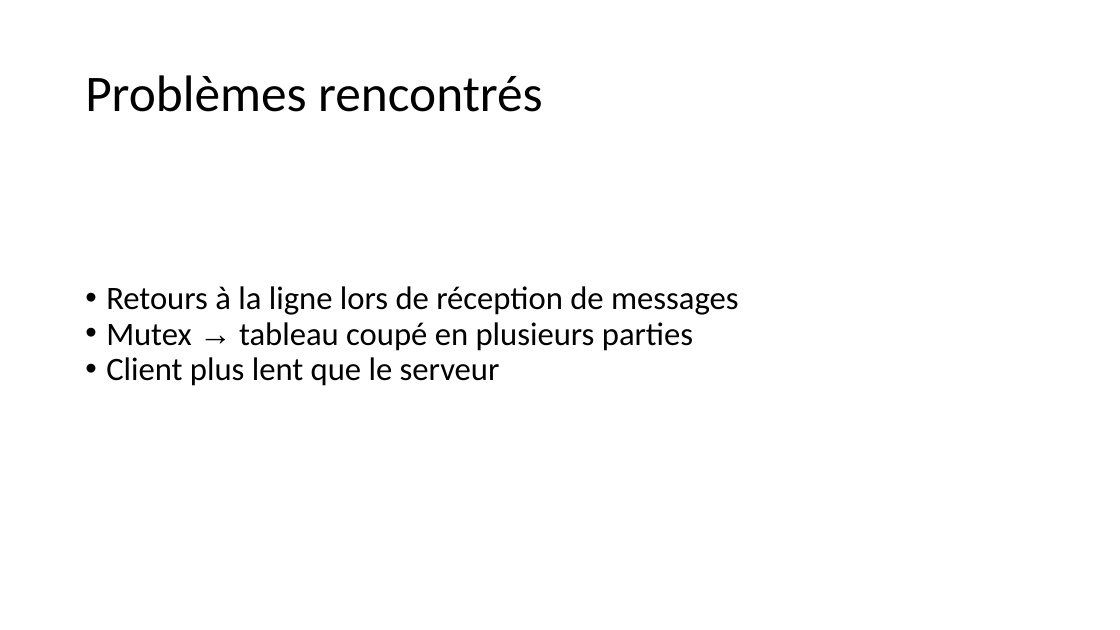
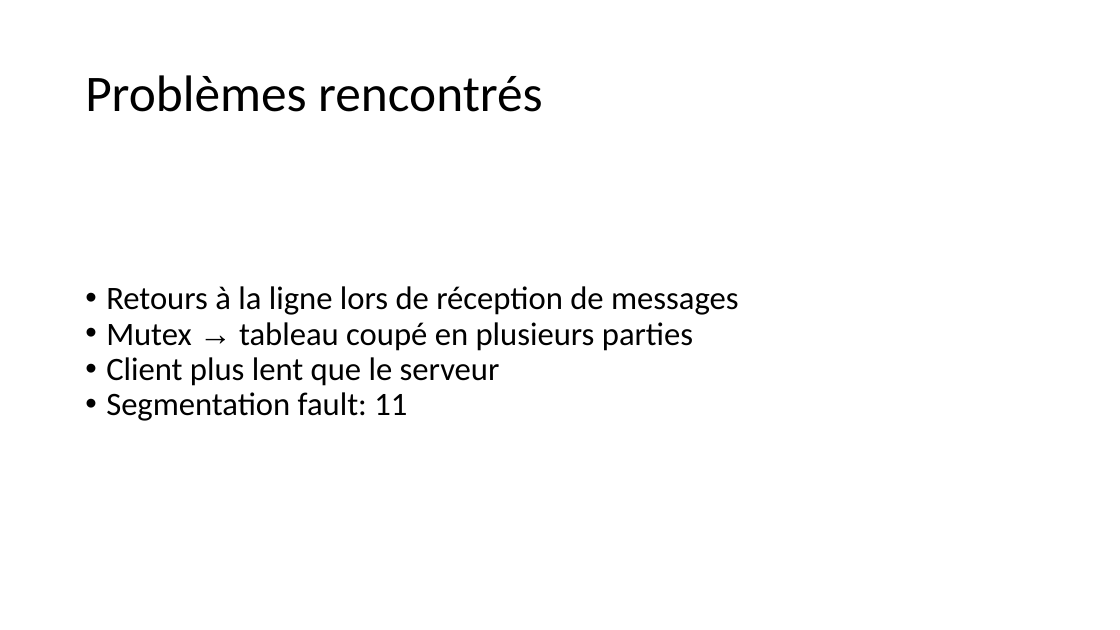
Before and after one commit to inefix/Key-Value-Store, a slide deck: slide 11 of presentation/KVS_presentation.pptx. Drawn at 1120x630 pixels with LibreOffice and Linux fonts; fonts in the diff are those of the drawing. Boxes give left, top, right and bottom in pixels: in the first picture for what was removed or moved away, otherwise in the second. Text is boxed around its words. In the diff, an @@ line names an element or a change of style, - is before the commit and + after.

Commit message:
ppt

```diff
--- a/presentation/KVS_presentation.pptx
+++ b/presentation/KVS_presentation.pptx
@@ text at [106, 392, 407, 421]: paragraph added @@
+• Segmentation fault: 11
```
